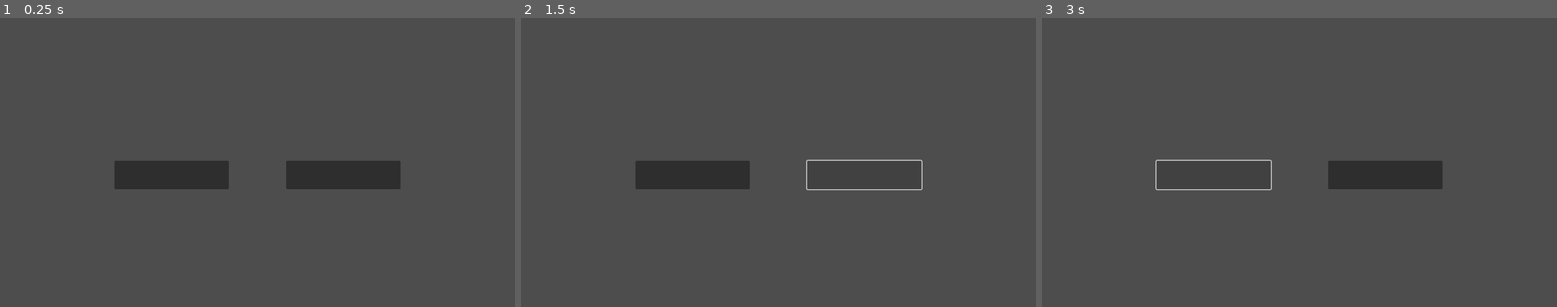
Above: before the commit, frames 1-3 (left to right).
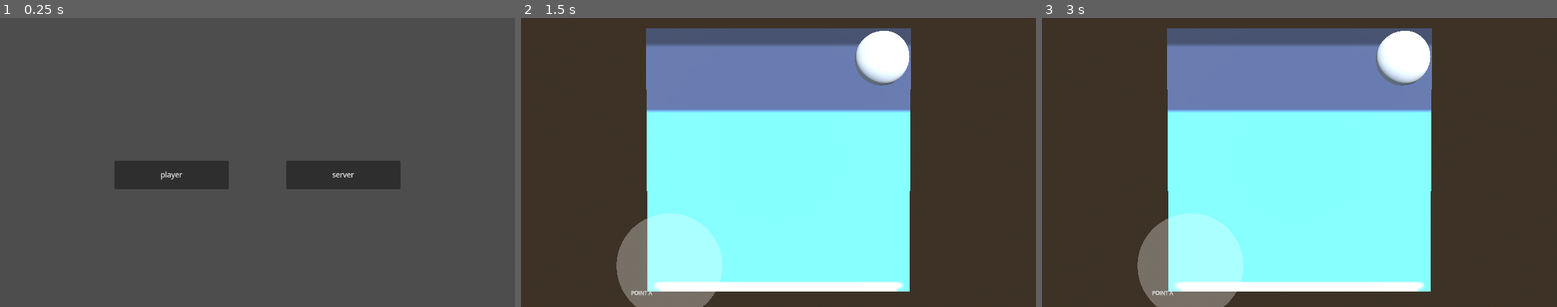
Above: after the commit, the same moments.

Repository: Username4D/snowo.io
Game: Godot game, scene res://scenes/online_type_demo_menu.tscn
Same seed, same stepped clock (60 frames per second), same inputs: the game is played once before the commit and once after it. Before the commit the project has no main scene; this scene is started directly in both runs. The engine's default icon, where the game draws it, is replaced by a stand-in: a white triangle on a blue panel in a dark square.
Inputs (mouse positions are in pixels of both pictures, inside the frame that each line leads up to):
- Up to frame 1 (0.25 s): no input
- Up to frame 2 (1.5 s): click (690, 174) at 0.5 s; click (866, 174) at 1.27 s
- Up to frame 3 (3 s): tap Enter at 2 s; move the mouse to (1412, 148) at 2.02 s; hold Right (ui_right) 2.03-2.78 s; click (1412, 148) at 2.1 s; tap Space (jump) at 2.27, 2.75 s; move the mouse to (1196, 176) at 2.77 s; hold Down (ui_down) from 2.78 s (still down); click (1196, 176) at 2.85 s

The runs differ from the first frame. In frame 1, 0.1% of the frame differs, in the area x 31-69%, y 53-56%; in frame 2, 100%, in the area x 0-100%, y 0-100%; in frame 3, 100%.

Commit message:
created multiplayer system based on enet multiplayer, revamped shooting system to work online

Diff:
--- a/project.godot
+++ b/project.godot
@@ -11,6 +11,7 @@
 [application]
 
 config/name="snowo.io"
+run/main_scene="uid://hawb2haq6cni"
 config/features=PackedStringArray("4.5")
 config/icon="res://icon.svg"
 
@@ -80,6 +81,11 @@
 "events": [Object(InputEventKey,"resource_local_to_scene":false,"resource_name":"","device":-1,"window_id":0,"alt_press …(192 unchanged characters)…
 ]
 }
+esc={
+"deadzone": 0.2,
+"events": [Object(InputEventKey,"resource_local_to_scene":false,"resource_name":"","device":-1,"window_id":0,"alt_pressed":false,"shift_pressed":false,"ctrl_pressed":false,"meta_pressed":false,"pressed":false,"keycode":0,"physical_keycode":4194305,"key_label":0,"unicode":0,"location":0,"echo":false,"script":null)
+]
+}
 
 [rendering]
 
--- a/scenes/flag.tscn
+++ b/scenes/flag.tscn
@@ -7,6 +7,7 @@
 radius = 2.0
 
 [sub_resource type="CylinderMesh" id="CylinderMesh_76ss4"]
+resource_local_to_scene = true
 top_radius = 2.0
 bottom_radius = 2.0
 height = 0.05
@@ -16,6 +17,8 @@
 albedo_color = Color(1, 1, 1, 0.18039216)
 
 [node name="flag" type="Area3D"]
+collision_layer = 9
+collision_mask = 9
 script = ExtResource("1_76ss4")
 
 [node name="CollisionShape3D" type="CollisionShape3D" parent="."]
--- a/scenes/movement_test_scene.tscn
+++ b/scenes/movement_test_scene.tscn
@@ -1,9 +1,10 @@
-[gd_scene load_steps=11 format=3 uid="uid://cr7ymn8fo2u0v"]
+[gd_scene load_steps=12 format=3 uid="uid://cr7ymn8fo2u0v"]
 
 [ext_resource type="Texture2D" uid="uid://c5yyppg1alj2y" path="res://icon.svg" id="1_bivqf"]
 [ext_resource type="PackedScene" uid="uid://cf03ugnarbngg" path="res://scenes/player.tscn" id="2_wdo1p"]
 [ext_resource type="PackedScene" uid="uid://g327tc7ibopn" path="res://scenes/snow_pile.tscn" id="3_wdo1p"]
 [ext_resource type="PackedScene" uid="uid://die4c76f3ynb7" path="res://scenes/flag.tscn" id="4_su8me"]
+[ext_resource type="Script" uid="uid://bwp6p6jv1oie7" path="res://scripts/multiplayer_spawner.gd" id="5_o55m5"]
 
 [sub_resource type="ProceduralSkyMaterial" id="ProceduralSkyMaterial_bivqf"]
 sky_horizon_color = Color(0.66224277, 0.6717428, 0.6867428, 1)
@@ -46,9 +47,6 @@
 [node name="CollisionShape3D" type="CollisionShape3D" parent="StaticBody3D"]
 shape = SubResource("BoxShape3D_bivqf")
 
-[node name="player" parent="." instance=ExtResource("2_wdo1p")]
-transform = Transform3D(1, 0, 0, 0, 1, 0, 0, 0, 1, 0.010348141, 1.6913233, 0.21228147)
-
 [node name="props" type="Node3D" parent="."]
 
 [node name="snow_pile" parent="props" groups=["player"] instance=ExtResource("3_wdo1p")]
@@ -56,3 +54,12 @@
 
 [node name="flag" parent="." instance=ExtResource("4_su8me")]
 transform = Transform3D(1, 0, 0, 0, 1, 0, 0, 0, 1, -4.1383214, 0.5, 4.001888)
+
+[node name="MultiplayerSpawner" type="MultiplayerSpawner" parent="."]
+_spawnable_scenes = PackedStringArray("uid://cf03ugnarbngg")
+spawn_path = NodePath("..")
+script = ExtResource("5_o55m5")
+player_character = ExtResource("2_wdo1p")
+
+[node name="Camera3D" type="Camera3D" parent="."]
+transform = Transform3D(1, 0, 0, 0, -0.009110488, 0.9999585, 0, -0.9999585, -0.009110488, 0, 7.6607814, 0)
--- a/scenes/online_type_demo_menu.tscn
+++ b/scenes/online_type_demo_menu.tscn
@@ -1,10 +1,13 @@
-[gd_scene format=3 uid="uid://hawb2haq6cni"]
+[gd_scene load_steps=2 format=3 uid="uid://hawb2haq6cni"]
+
+[ext_resource type="Script" uid="uid://24jtjclrtvoh" path="res://scripts/online_type_demo_menu.gd" id="1_67xeo"]
 
 [node name="online_type_demo_menu" type="Control"]
 layout_mode = 3
 anchors_preset = 0
 offset_right = 40.0
 offset_bottom = 40.0
+script = ExtResource("1_67xeo")
 
 [node name="bt_player" type="Button" parent="."]
 layout_mode = 0
@@ -12,6 +15,7 @@
 offset_top = 320.0
 offset_right = 512.0
 offset_bottom = 384.0
+text = "player"
 
 [node name="bt_server" type="Button" parent="."]
 layout_mode = 0
@@ -19,3 +23,7 @@
 offset_top = 320.0
 offset_right = 896.0
 offset_bottom = 384.0
+text = "server"
+
+[connection signal="pressed" from="bt_player" to="." method="_on_bt_player_pressed"]
+[connection signal="pressed" from="bt_server" to="." method="_on_bt_server_pressed"]
--- a/scenes/player.tscn
+++ b/scenes/player.tscn
@@ -7,7 +7,16 @@
 
 [sub_resource type="CapsuleShape3D" id="CapsuleShape3D_3vyb7"]
 
+[sub_resource type="SceneReplicationConfig" id="SceneReplicationConfig_g2els"]
+properties/0/path = NodePath(".:position")
+properties/0/spawn = true
+properties/0/replication_mode = 1
+properties/1/path = NodePath(".:rotation")
+properties/1/spawn = true
+properties/1/replication_mode = 1
+
 [node name="player" type="CharacterBody3D" groups=["player"]]
+collision_layer = 8
 script = ExtResource("1_3vyb7")
 
 [node name="MeshInstance3D" type="MeshInstance3D" parent="."]
@@ -25,3 +34,6 @@
 transform = Transform3D(1, 0, 0, 0, 1, 0, 0, 0, 1, 0.6777977, 0, -0.5535405)
 
 [node name="hud" parent="." instance=ExtResource("2_g2els")]
+
+[node name="MultiplayerSynchronizer" type="MultiplayerSynchronizer" parent="."]
+replication_config = SubResource("SceneReplicationConfig_g2els")
--- a/scenes/snow_pile.tscn
+++ b/scenes/snow_pile.tscn
@@ -10,6 +10,8 @@
 radius = 1.0
 
 [node name="snow_pile" type="Area3D"]
+collision_layer = 9
+collision_mask = 9
 script = ExtResource("1_2x753")
 
 [node name="CollisionShape3D" type="CollisionShape3D" parent="."]
--- a/scenes/snowball_bullet.tscn
+++ b/scenes/snowball_bullet.tscn
@@ -9,8 +9,21 @@
 [sub_resource type="SphereShape3D" id="SphereShape3D_onowa"]
 radius = 0.1
 
+[sub_resource type="SceneReplicationConfig" id="SceneReplicationConfig_onowa"]
+properties/0/path = NodePath(".:process_mode")
+properties/0/spawn = true
+properties/0/replication_mode = 1
+properties/1/path = NodePath(".:linear_velocity")
+properties/1/spawn = true
+properties/1/replication_mode = 1
+properties/2/path = NodePath(".:angular_velocity")
+properties/2/spawn = true
+properties/2/replication_mode = 1
+properties/3/path = NodePath(".:position")
+properties/3/spawn = true
+properties/3/replication_mode = 1
+
 [node name="snowball_bullet" type="RigidBody3D"]
-process_mode = 4
 collision_layer = 2
 collision_mask = 2
 continuous_cd = true
@@ -27,4 +40,7 @@
 [node name="RayCast3D" type="RayCast3D" parent="."]
 target_position = Vector3(0, -0.13, 0)
 
+[node name="MultiplayerSynchronizer" type="MultiplayerSynchronizer" parent="."]
+replication_config = SubResource("SceneReplicationConfig_onowa")
+
 [connection signal="body_entered" from="." to="." method="_on_body_entered"]
--- /dev/null
+++ b/scenes/snowball_bullet_decoy.tscn
@@ -0,0 +1,8 @@
+[gd_scene load_steps=2 format=3 uid="uid://thco40hxctwo"]
+
+[sub_resource type="SphereMesh" id="SphereMesh_xm6sp"]
+radius = 0.1
+height = 0.2
+
+[node name="snowball_bullet_decoy" type="MeshInstance3D"]
+mesh = SubResource("SphereMesh_xm6sp")
--- /dev/null
+++ b/scripts/bullet_spawner.gd
@@ -0,0 +1,13 @@
+extends MultiplayerSpawner
+
+@export var last: Node
+
+func spawn_function() -> Node:
+	last =  load(get_spawnable_scene(0)).instantiate()
+	print(last)
+	last.name = "snowball" + str(randi_range(00000000, 99999999))
+	#await self.get_parent().get_parent().call_deferred("add_child", last)
+	return last
+
+func _ready() -> void:
+	set_spawn_function(spawn_function)
--- a/scripts/multiplayer_handler.gd
+++ b/scripts/multiplayer_handler.gd
@@ -1,10 +1,16 @@
 extends Node
 
 const IP_ADDRESS: String = "localhost"
-const PORT: int = 56983
+const PORT: int = 17689
 
 var peer: ENetMultiplayerPeer
+
 func create_player():
 	peer = ENetMultiplayerPeer.new()
 	peer.create_client(IP_ADDRESS, PORT)
 	multiplayer.multiplayer_peer = peer
+
+func create_server():
+	peer = ENetMultiplayerPeer.new()
+	peer.create_server(PORT)
+	multiplayer.multiplayer_peer = peer
--- /dev/null
+++ b/scripts/multiplayer_spawner.gd
@@ -0,0 +1,21 @@
+extends MultiplayerSpawner
+
+@export var player_character: PackedScene
+@export var snowball: PackedScene
+
+func _ready() -> void:
+	multiplayer.peer_connected.connect(spawn_player)
+
+func spawn_player(id: int):
+	if !multiplayer.is_server(): return
+	print("connected")
+	var player: Node = player_character.instantiate()
+	player.name = str(id)
+	print(id)
+	get_node(spawn_path).call_deferred("add_child", player)
+
+func spawn_snowball(origin: int):
+	if !multiplayer.is_server(): return
+	print("ohh")
+	var ball = snowball.instantiate()
+	ball.origin = origin
--- /dev/null
+++ b/scripts/online_type_demo_menu.gd
@@ -0,0 +1,11 @@
+extends Control
+
+func _on_bt_player_pressed() -> void:
+	multiplayer_handler.create_player()
+	self.get_parent().add_child(load("res://scenes/movement_test_scene.tscn").instantiate())
+	self.queue_free()
+
+func _on_bt_server_pressed() -> void:
+	multiplayer_handler.create_server()
+	self.get_parent().add_child(load("res://scenes/movement_test_scene.tscn").instantiate())
+	self.queue_free()
--- a/scripts/player.gd
+++ b/scripts/player.gd
@@ -5,16 +5,27 @@
 
 var can_shoot = true
 var ammo = 6
-var snowball = preload("res://scenes/snowball_bullet.tscn")
+
+var d_bullet = preload("res://scenes/snowball_bullet_decoy.tscn")
+var r_bullet = preload("res://scenes/snowball_bullet.tscn")
 @export var can_reload = false
 
 @export var team = "red"
 
+func _enter_tree() -> void:
+	set_multiplayer_authority(name.to_int())
+
 func _input(event: InputEvent) -> void:
+	if !is_multiplayer_authority():
+		get_multiplayer_authority()
+		print(self.name)
+		return
 	if event is InputEventMouseMotion:
 		self.rotation.y += -event.relative.x * sensitivity
 		$Camera3D.rotation.x = clampf($Camera3D.rotation.x - event.relative.y * sensitivity,- 1, 1 )
-	DisplayServer.mouse_set_mode(DisplayServer.MOUSE_MODE_CAPTURED)
+
+	if Input.is_action_just_pressed("esc"):
+		DisplayServer.mouse_set_mode(DisplayServer.MOUSE_MODE_CAPTURED if DisplayServer.mouse_get_mode() == DisplayServer.MOUSE_MODE_VISIBLE else DisplayServer.MOUSE_MODE_VISIBLE)
 
 	if Input.is_action_just_pressed("jump") and is_on_floor():
 		self.velocity.y = 5
@@ -27,6 +38,7 @@
 	if Input.is_action_just_pressed("reload") and can_reload:
 		ammo = 6
 func _physics_process(delta: float) -> void:
+	if !is_multiplayer_authority(): return
 	var direction = Input.get_vector("ui_left", "ui_right", "ui_up", "ui_down")
 	velocity = Vector3(direction.x * speed, velocity.y, direction.y * speed).rotated(Vector3(0,1,0), self.rotation.y)
 
@@ -34,18 +46,29 @@
 
 	move_and_slide()
 func start_shot():
-	var bullet = snowball.instantiate()
+
+	var bullet = d_bullet.instantiate()
 	bullet.transform = $Camera3D/snowball_start.global_transform
-	self.get_parent().add_child(bullet)
-
+	self.add_child(bullet)
 	var drag = 0.1
 	while not Input.is_action_just_released("shoot"):
 		drag = move_toward(drag, 1, 0.01)
 		bullet.global_position = $Camera3D/snowball_start.global_position - ease(drag, 3) * ($Camera3D/snowball_start.global_position - $Camera3D/snowball_back.global_position)
 		await get_tree().process_frame
-	bullet.process_mode = Node.PROCESS_MODE_ALWAYS
 	await get_tree().physics_frame
-	bullet.apply_central_impulse(ease(drag, 3) * ($Camera3D/snowball_start.global_position - $Camera3D/snowball_back.global_position) * 15)
+
+	shoot.rpc(int(self.name), drag, $Camera3D/snowball_start.global_position - ease(drag, 3) * ($Camera3D/snowball_start.global_position - $Camera3D/snowball_back.global_position), ease(drag, 3) * ($Camera3D/snowball_start.global_position - $Camera3D/snowball_back.global_position) * 15)
+	shoot(int(self.name), drag, $Camera3D/snowball_start.global_position - ease(drag, 3) * ($Camera3D/snowball_start.global_position - $Camera3D/snowball_back.global_position), ease(drag, 3) * ($Camera3D/snowball_start.global_position - $Camera3D/snowball_back.global_position) * 15)
+	bullet.queue_free()
 	ammo -= 1
 	await get_tree().create_timer(.05)
 	can_shoot = true
+func _ready() -> void:
+	if !is_multiplayer_authority(): return
+	$Camera3D.current = true
+
+@rpc("any_peer") func shoot(origin, drag, nposition, impulse):
+	var bullet = r_bullet.instantiate()
+	bullet.global_position = nposition
+	self.get_parent().add_child(bullet)
+	bullet.apply_central_impulse(impulse)
--- a/scripts/snowball_bullet.gd
+++ b/scripts/snowball_bullet.gd
@@ -1,7 +1,8 @@
 extends RigidBody3D
 
+@export var origin = 0
 
 func _on_body_entered(body: Node) -> void:
 	self.linear_velocity = Vector3.ZERO
 	self.angular_velocity = Vector3.ZERO
-	self.process_mode = Node.PROCESS_MODE_DISABLED
+	self.call_deferred("set_physics_process",false)
Not shown: 1 places in scenes/player.tscn that only renumber resources
Not shown: 1 places in scenes/snowball_bullet.tscn that only renumber resources
Not shown, added: scripts/bullet_spawner.gd.uid
Not shown, added: scripts/multiplayer_spawner.gd.uid
Not shown, added: scripts/online_type_demo_menu.gd.uid
